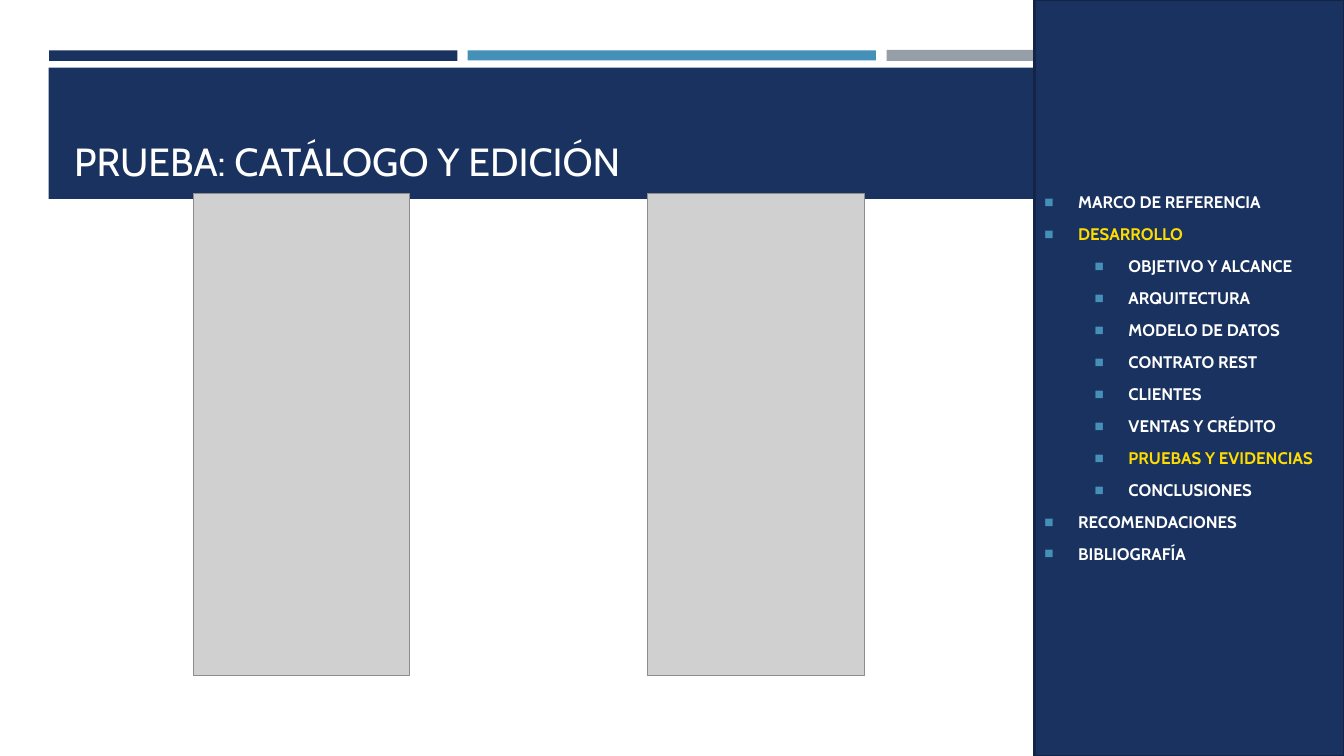
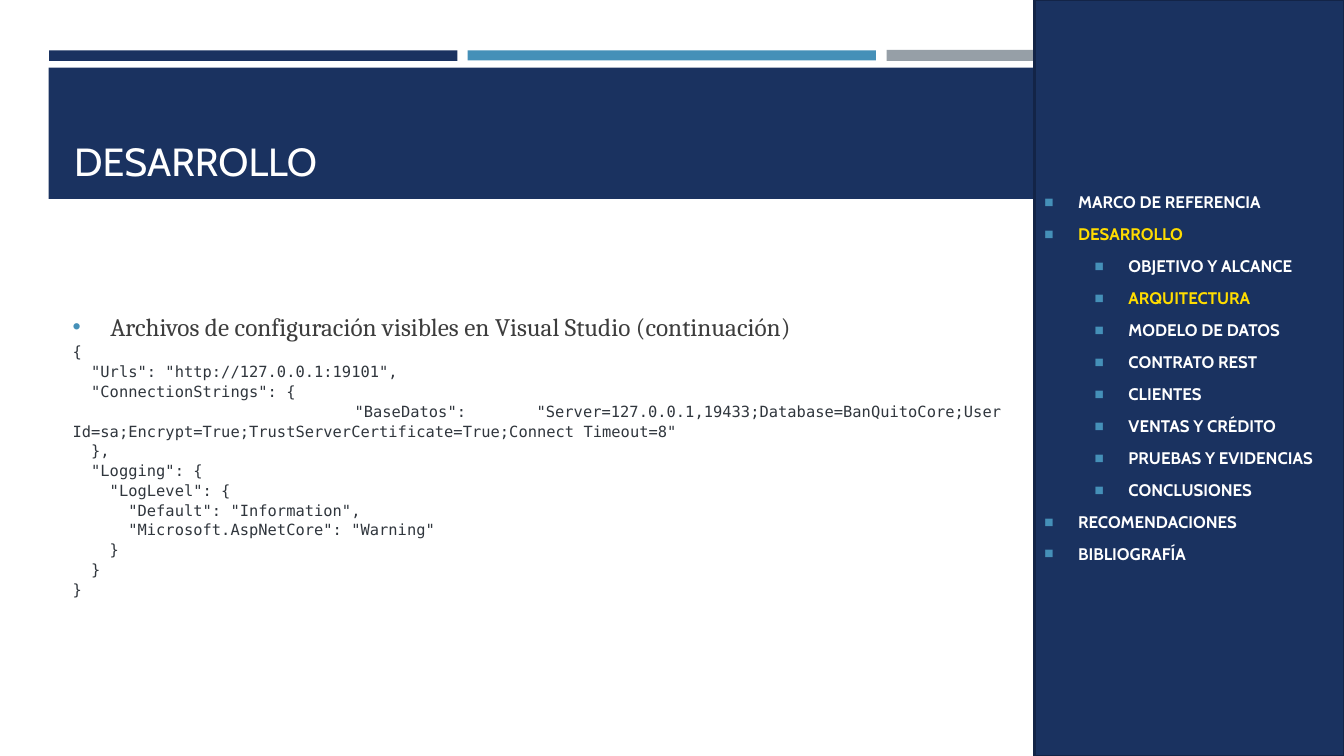
Before and after one commit to gamurigm/examen-arq-1, a slide deck: slide 24 of 05. DOCUMENTACION/02. PRESENTACION/PRESENTACION_CELULAR_BDDLOCAL_RESTFUL_DOTNET_GR09.pptx. Drawn at 1344x756 pixels with LibreOffice and Linux fonts; fonts in the diff are those of the drawing; grey boxes stand for pictures. Boxes give left, top, right and bottom in pixels: in the first picture for what was removed or moved away, otherwise in the second. Text is boxed around its words. In the diff, an @@ line names an element or a change of style, - is before the commit and + after.

```diff
--- a/05. DOCUMENTACION/02. PRESENTACION/PRESENTACION_CELULAR_BDDLOCAL_RESTFUL_DOTNET_GR09.pptx
+++ b/05. DOCUMENTACION/02. PRESENTACION/PRESENTACION_CELULAR_BDDLOCAL_RESTFUL_DOTNET_GR09.pptx
@@ title at (74,148,317,177): text changed @@
-PRUEBA: CATÁLOGO Y EDICIÓN
+DESARROLLO
@@ picture removed at (194,194,410,676) @@
@@ picture removed at (647,194,864,676) @@
@@ text in rectangle at (1128,292,1313,465): text colour #FFFFFF to #FFDC00 in "ARQUITECTURA"; text colour #FFDC00 to #FFFFFF in "PRUEBAS Y EVIDENCIAS" @@
@@ text added at (73,318,1002,539), 11 pt, text #30363D @@
+• Archivos de configuración visibles en Visual Studio (continuación)
+{
+"Urls": "http://127.0.0.1:19101",
+"ConnectionStrings": {
+"BaseDatos": "Server=127.0.0.1,19433;Database=BanQuitoCore;User Id=sa;Encrypt=True;TrustServerCertificate=True;Connect Timeout=8"
+},
+"Logging": {
+"LogLevel": {
+"Default": "Information",
+"Microsoft.AspNetCore": "Warning"
+}
+}
+}
```
Also in this commit, not shown: 59 other slides changed, 31 slides added, 6 other files.
